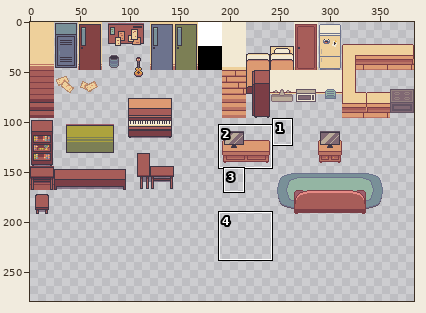
Pixel-art file -- ART/Jacson/Tilemap/school.aseprite. The first picture is a wide view before the edit; the outline marks the close-up.
Close-up. Before the commit:
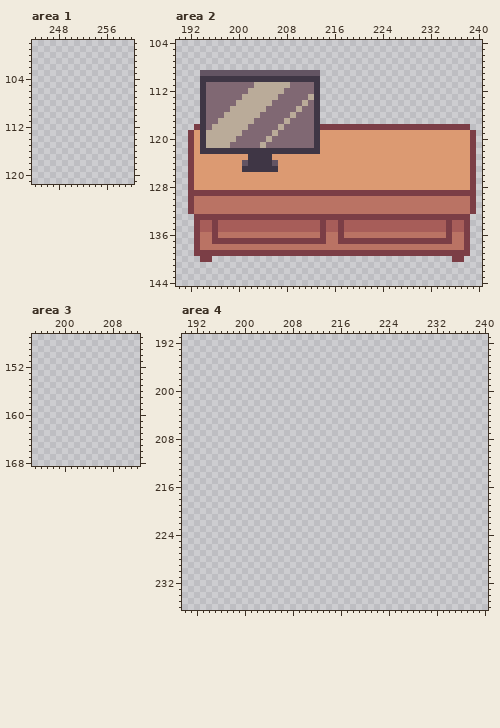
384x384 pixels, 1 frame. Shown: area 1: x 244..260, y 98..121; area 2: x 190..240, y 104..144; area 3: x 195..212, y 147..168; area 4: x 190..240, y 191..236. The wide view leaves out empty margins. The commit also changed other parts of the picture, which this record leaves out.
Once edited:
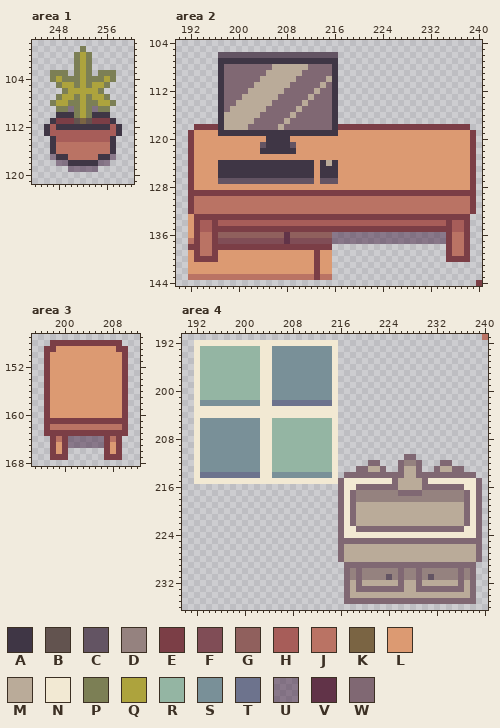
Palette (. is transparent): A #3f3645  B #62534f  C #635463  D #95827f  E #7b3e46  F #804d56  G #90605d  H #a75d59  J #ba7364  K #7a6443  L #dc9a72  M #baab99  N #f2e9d3  P #7c7f55  Q #ada33d  R #94b5a3  S #799098  T #6d738d  U #49294984  V #613348  W #806873
Difference:
layer "Mid Layer" added
Area 1, layer "Bottom Layer":
y 99: x 252 . -> P
y 100..102: x 251..253 ... -> PQP
y 103: x 247..249 ... -> PPP; x 251..253 ... -> PQP; x 255..257 ... -> PPP
y 104: x 247..257 ........... -> PQPPPQPPPQP
y 105: x 248..256 ......... -> PQQPQPQQP
y 106: x 249..255 ....... -> PQQQQQP
y 107: x 248..256 ......... -> PQQPQPQQP
y 108: x 247..257 ........... -> PQQPPQPPQQP
y 109: x 248..256 ......... -> PPUPQPUPP
y 110: x 248..256 ......... -> AAAPQPAAA
y 111: x 247..257 ........... -> AEEEBKBEEEA
y 112: x 246..258 ............. -> AHAAAAAAAAAHA
y 113: x 246..258 ............. -> AHHHHHHHHHHHA
y 114: x 247..257 ........... -> AHHHHHHHHHA
y 115..116: x 247..257 ........... -> AJJJJJJJJJA
y 117: x 247..257 ........... -> UAAJJJJJAAU
y 118: x 248..256 ......... -> UUAAAAAUU
y 119: x 250..254 ..... -> UUUUU
Area 2, layers "Top Layer", "Mid Layer", "Bottom Layer":
y 106: x 197..216 .................... -> CCCCCCCCCCCCCCCCCCCC
y 107: x 197..216 .................... -> AAAAAAAAAAAAAAAAAAAA
y 108: x 197..216 .................... -> AWWWWWWWWMMMMMMWWWWA
y 109: x 194..216 CCCCCCCCCCCCCCCCCCCC... -> ...AWWWWWWWMMMMMMWWWWWA
y 110: x 194..196 AAA -> ...; x 198..216 AAAAAAAAAAAAAAAA... -> WWWWWWMMMMMMWWWWWMA
y 111: x 194..197 AWWW -> ...A; x 213..216 A... -> WMWA
y 112: x 194..197 AWWW -> ...A; x 213..216 A... -> MWWA
y 113..116: x 194..197 AWWW -> ...A; x 213..216 A... -> WWWA
y 117: x 194..197 AWWM -> ...A; x 213..216 A... -> WWWA
y 118: x 194..197 AWMM -> EEEA; x 213..216 AEEE -> WWWA
y 119: x 194..212 AMMMMMMWWWWWMWWWWWW -> LLLAAAAAAAAAAAAAAAA; x 214..216 LLL -> AAA
y 120: x 194..213 AMMMMMWWWWWMWWWWWWWA -> LLLLLLLLLLLAAAALLLLL
y 121: x 194..213 AMMMMWWWWWMWWWWWWWWA -> LLLLLLLLLLCAAAACLLLL
y 122: x 194..203 AAAAAAAAAA -> LLLLLLLLLL; x 210..213 AAAA -> LLLL
y 123: x 202..205 AAAA -> LLLL
y 124: x 197..201 LLLLC -> AAAAA; x 206..212 CLLLLLL -> AAAAAAA; x 214..216 LLL -> AMA
y 125: x 197..200 LLLL -> AAAA; x 207..212 LLLLLL -> AAAAAA; x 214..216 LLL -> AAA
y 126: x 197..212 LLLLLLLLLLLLLLLL -> AAAAAAAAAAAAAAAA; x 214..216 LLL -> AAA
y 127: x 197..212 LLLLLLLLLLLLLLLL -> CCCCCCCCCCCCCCCC; x 214..216 LLL -> CCC
y 133: x 192 . -> L
y 134: x 192 . -> L; x 214 E -> H; x 217 E -> H
y 135: x 192 . -> L; x 197..213 HHHHHHHHHHHHHHHHH -> EEEEEEEEEEEEEEEEE; x 215..216 HH -> EE; x 218..234 HHHHHHHHHHHHHHHHH -> EEEEEEEEEEEEEEEEE
y 136: x 192 . -> L; x 197..234 JJJJJJJJJJJJJJJJJEJJEJJJJJJJJJJJJJJJJJ -> GGGGGGGGGGGVGGGGGGGUUUUUUUUUUUUUUUUUUU
y 137: x 192 . -> J; x 197..234 EEEEEEEEEEEEEEEEEEJJEEEEEEEEEEEEEEEEEE -> FFFFFFFFFFFVFFFFFFFUUUUUUUUUUUUUUUUUUU
y 138: x 192 . -> E; x 196..235 JJJJJJJJJJJJJJJJJJJJJJJJJJJJJJJJJJJJJJJJ -> EEEEEEEEEEEEEEEEEEEE...................E
y 139: x 192 . -> L; x 194..195 EE -> JJ; x 197..212 EEEEEEEEEEEEEEEE -> LLLLLLLLLLLLLLLL; x 214..234 EEEEEEEEEEEEEEEEEEEEE -> LL...................; x 236..237 EE -> JJ
y 140: x 192..193 .. -> LE; x 196..215 .................... -> ELLLLLLLLLLLLLLLLELL; x 235 . -> E; x 238 . -> E
y 141..142: x 192..215 ........................ -> LLLLLLLLLLLLLLLLLLLLLELL
y 143: x 192..215 ........................ -> JJJJJJJJJJJJJJJJJJJJJEJJ
y 144: x 240 . -> E
Area 3, layer "Top Layer":
y 148: x 198..209 ............ -> EEEEEEEEEEEE
y 149: x 197..210 .............. -> EELLLLLLLLLLEE
y 150..160: x 197..210 .............. -> ELLLLLLLLLLLLE
y 161: x 197..210 .............. -> EEEEEEEEEEEEEE
y 162: x 197..210 .............. -> EJJJJJJJJJJJJE
y 163: x 197..210 .............. -> EEEEEEEEEEEEEE
y 164: x 198..209 ............ -> EJEUUUUUUEJE
y 165: x 198..209 ............ -> ELEUUUUUUELE
y 166: x 198..200 ... -> ELE; x 207..209 ... -> ELE
y 167: x 198..200 ... -> EEE; x 207..209 ... -> EEE
Area 4, layers "Top Layer", "Mid Layer", "Bottom Layer":
y 191: x 240 . -> J
y 192: x 192..215 ........................ -> NNNNNNNNNNNNNNNNNNNNNNNN
y 193..201: x 192..215 ........................ -> NRRRRRRRRRRNNSSSSSSSSSSN
y 202: x 192..215 ........................ -> NSSSSSSSSSSNNTTTTTTTTTTN
y 203..204: x 192..215 ........................ -> NNNNNNNNNNNNNNNNNNNNNNNN
y 205..210: x 192..215 ........................ -> NSSSSSSSSSSNNRRRRRRRRRRN
y 211: x 192..215 ........................ -> NSSSSSSSSSSNNRRRRRRRRRRN; x 227..228 .. -> WW
y 212: x 192..215 ........................ -> NSSSSSSSSSSNNRRRRRRRRRRN; x 221..222 .. -> WW; x 226..229 .... -> WDDW; x 233..234 .. -> WW
y 213: x 192..215 ........................ -> NSSSSSSSSSSNNRRRRRRRRRRN; x 219..223 ..... -> WWMMW; x 226..229 .... -> WMMW; x 232..236 ..... -> WMMWW
y 214: x 192..215 ........................ -> NTTTTTTTTTTNNSSSSSSSSSSN; x 217..238 ...................... -> WWWWWWWWWWMMWWWWWWWWWW
y 215: x 192..239 ................................................ -> NNNNNNNNNNNNNNNNNNNNNNNNWNNNNNNNNWMMMMWNNNNNNNNW
y 216: x 216..239 ........................ -> WNNWWWWWWWMMMMWWWWWWWNNW
y 217: x 216..239 ........................ -> WNWDDDDDDDWWWWDDDDDDDWNW
y 218: x 216..239 ........................ -> WNWDDDDDDDDDDDDDDDDDDWNW
y 219..222: x 216..239 ........................ -> WNWMMMMMMMMMMMMMMMMMMWNW
y 223: x 216..239 ........................ -> WNNWWWWWWWWWWWWWWWWWWNNW
y 224: x 216..239 ........................ -> WNNNNNNNNNNNNNNNNNNNNNNW
y 225: x 216..239 ........................ -> WWWWWWWWWWWWWWWWWWWWWWWW
y 226..228: x 216..239 ........................ -> WMMMMMMMMMMMMMMMMMMMMMMW
y 229: x 217..238 ...................... -> WWWWWWWWWWWWWWWWWWWWWW
y 230: x 217..238 ...................... -> WDWDDDDDDWDDWDDDDDDWDW
y 231: x 217..238 ...................... -> WDWDDDDCDWDDWDCDDDDWDW
y 232: x 217..238 ...................... -> WMWMMMMMMWMMWMMMMMMWMW
y 233: x 217..238 ...................... -> WMWWWWWWWWMMWWWWWWWWMW
y 234: x 217..238 ...................... -> WMMMMMMMMMMMMMMMMMMMMW
y 235: x 217..238 ...................... -> WWWWWWWWWWWWWWWWWWWWWW
